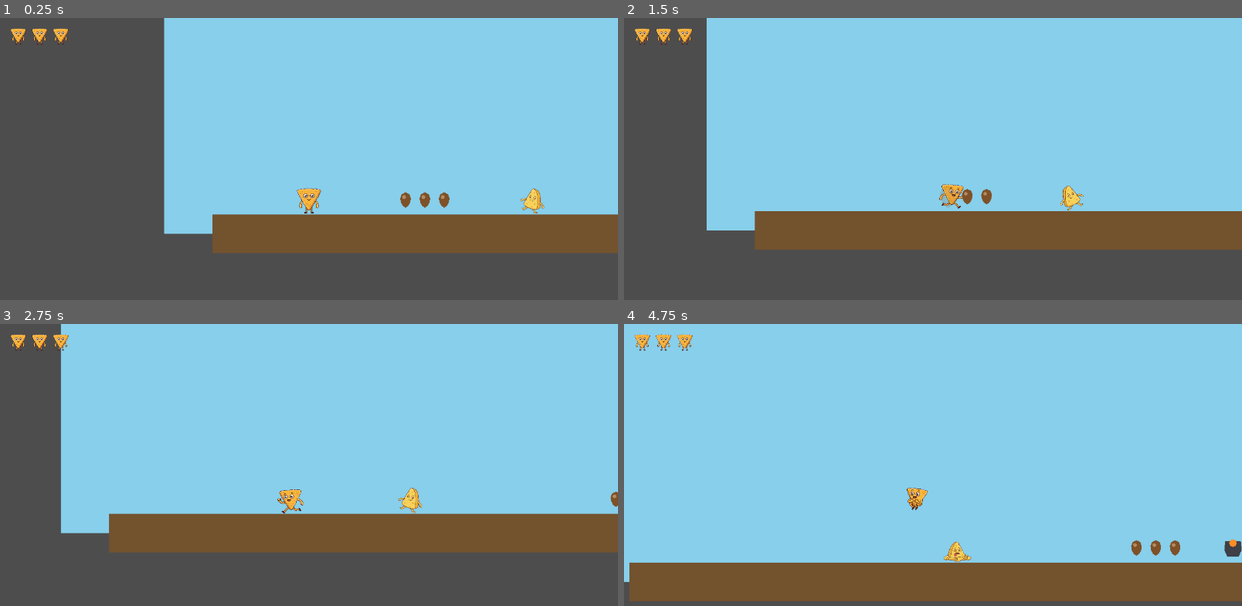
Above: before the commit, frames 1-4 (two rows, left to right).
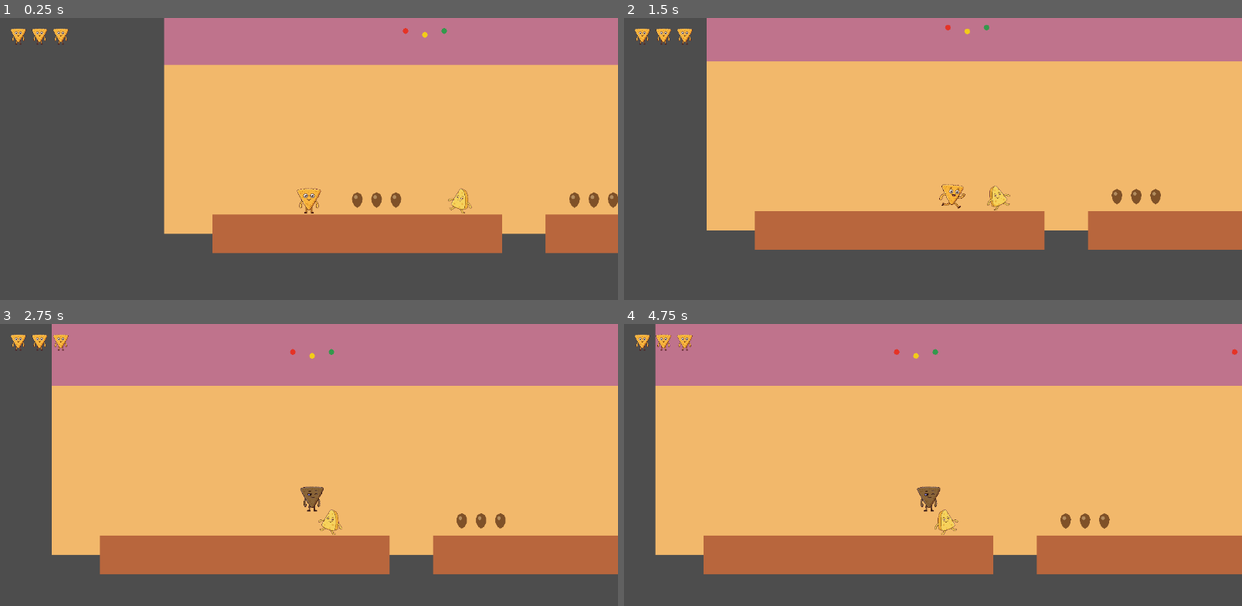
Above: after the commit, the same moments.

Repository: polkfarody/cornchipday
Game: Godot game, scene res://scenes/Level1.tscn
The game is run twice, just before and just after one commit, with the same random seed, the same clock (stepped at 60 frames per second) and the same inputs.
Inputs:
- Up to frame 1 (0.25 s): no input
- Up to frame 2 (1.5 s): tap Enter (ui_accept) at 0.5, 0.77 s; hold Right (ui_right) from 0.53 s (still down)
- Up to frame 3 (2.75 s): tap Enter (ui_accept) at 1.52 s; release Right (ui_right) at 2.03 s; hold Left (ui_left) from 2.03 s (still down)
- Up to frame 4 (4.75 s): release Left (ui_left) at 2.78 s; hold Right (ui_right) 2.78-4.28 s; tap Enter (ui_accept) at 3.02, 3.77, 4.52 s; hold Left (ui_left) from 4.28 s (still down)

The runs differ from the first frame. In frame 1, 60% of the frame differs, in the area x 26-100%, y 0-84%; in frame 2, 70%; in frame 3, 80%; in frame 4, 98%, in the area x 0-100%, y 0-99%.

Commit message:
Rework Level 1: jump gaps, doubled length, restaurant-patio visuals, Hot Sauce arena

Diff:
--- a/scenes/Level1.tscn
+++ b/scenes/Level1.tscn
@@ -13,35 +13,228 @@
 [ext_resource type="PackedScene" path="res://scenes/BeanToken.tscn" id="10_bean"]
 [ext_resource type="PackedScene" path="res://scenes/SalsaBowlEnemy.tscn" id="11_salsabowl"]
 
-[sub_resource type="RectangleShape2D" id="RectangleShape2D_ground"]
-size = Vector2(3000, 80)
-
 [sub_resource type="RectangleShape2D" id="RectangleShape2D_trigger"]
 size = Vector2(20, 400)
+
+[sub_resource type="RectangleShape2D" id="RectangleShape2D_groundA"]
+size = Vector2(600, 80)
+
+[sub_resource type="RectangleShape2D" id="RectangleShape2D_groundB"]
+size = Vector2(690, 80)
+
+[sub_resource type="RectangleShape2D" id="RectangleShape2D_groundC"]
+size = Vector2(710, 80)
+
+[sub_resource type="RectangleShape2D" id="RectangleShape2D_groundD"]
+size = Vector2(730, 80)
+
+[sub_resource type="RectangleShape2D" id="RectangleShape2D_arena"]
+size = Vector2(800, 80)
 
 [node name="Level1" type="Node2D"]
 script = ExtResource("0_level_base")
 next_level_path = "res://scenes/Level2.tscn"
 
-[node name="Background" type="ColorRect" parent="."]
+[node name="SkyTop" type="ColorRect" parent="."]
 offset_left = -200.0
 offset_top = -600.0
-offset_right = 3000.0
+offset_right = 3900.0
+offset_bottom = -250.0
+color = Color(0.22, 0.22, 0.5, 1)
+
+[node name="SkyMid" type="ColorRect" parent="."]
+offset_left = -200.0
+offset_top = -250.0
+offset_right = 3900.0
+offset_bottom = 50.0
+color = Color(0.75, 0.45, 0.55, 1)
+
+[node name="SkyHorizon" type="ColorRect" parent="."]
+offset_left = -200.0
+offset_top = 50.0
+offset_right = 3900.0
 offset_bottom = 400.0
-color = Color(0.53, 0.81, 0.92, 1)
-
-[node name="Ground" type="StaticBody2D" parent="."]
-position = Vector2(1400, 400)
-
-[node name="CollisionShape2D" type="CollisionShape2D" parent="Ground"]
-shape = SubResource("RectangleShape2D_ground")
-
-[node name="GroundVisual" type="ColorRect" parent="Ground"]
-offset_left = -1500.0
-offset_top = -40.0
-offset_right = 1500.0
-offset_bottom = 40.0
-color = Color(0.45, 0.32, 0.18, 1)
+color = Color(0.95, 0.72, 0.42, 1)
+
+[node name="Cactus1" type="Polygon2D" parent="."]
+position = Vector2(450, 300)
+color = Color(0.22, 0.5, 0.32, 1)
+polygon = PackedVector2Array(-6, 60, -6, -60, -18, -60, -18, -45, -6, -45, -6, -70, 6, -70, 6, -45, 18, -45, 18, -60, 6, -60, 6, 60)
+
+[node name="Cactus2" type="Polygon2D" parent="."]
+position = Vector2(1200, 300)
+color = Color(0.22, 0.5, 0.32, 1)
+polygon = PackedVector2Array(-6, 60, -6, -60, -18, -60, -18, -45, -6, -45, -6, -70, 6, -70, 6, -45, 18, -45, 18, -60, 6, -60, 6, 60)
+
+[node name="Cactus3" type="Polygon2D" parent="."]
+position = Vector2(2400, 300)
+color = Color(0.22, 0.5, 0.32, 1)
+polygon = PackedVector2Array(-6, 60, -6, -60, -18, -60, -18, -45, -6, -45, -6, -70, 6, -70, 6, -45, 18, -45, 18, -60, 6, -60, 6, 60)
+
+[node name="Cactus4" type="Polygon2D" parent="."]
+position = Vector2(3150, 300)
+color = Color(0.22, 0.5, 0.32, 1)
+polygon = PackedVector2Array(-6, 60, -6, -60, -18, -60, -18, -45, -6, -45, -6, -70, 6, -70, 6, -45, 18, -45, 18, -60, 6, -60, 6, 60)
+
+[node name="LightCluster1" type="Node2D" parent="."]
+position = Vector2(300, -20)
+
+[node name="Bulb1" type="Polygon2D" parent="LightCluster1"]
+color = Color(0.9, 0.2, 0.15, 1)
+polygon = PackedVector2Array(6, 0, 4.24, 4.24, 0, 6, -4.24, 4.24, -6, 0, -4.24, -4.24, 0, -6, 4.24, -4.24)
+
+[node name="Bulb2" type="Polygon2D" parent="LightCluster1"]
+position = Vector2(40, 8)
+color = Color(0.95, 0.8, 0.1, 1)
+polygon = PackedVector2Array(6, 0, 4.24, 4.24, 0, 6, -4.24, 4.24, -6, 0, -4.24, -4.24, 0, -6, 4.24, -4.24)
+
+[node name="Bulb3" type="Polygon2D" parent="LightCluster1"]
+position = Vector2(80, 0)
+color = Color(0.2, 0.6, 0.3, 1)
+polygon = PackedVector2Array(6, 0, 4.24, 4.24, 0, 6, -4.24, 4.24, -6, 0, -4.24, -4.24, 0, -6, 4.24, -4.24)
+
+[node name="LightCluster2" type="Node2D" parent="."]
+position = Vector2(1000, -20)
+
+[node name="Bulb1" type="Polygon2D" parent="LightCluster2"]
+color = Color(0.9, 0.2, 0.15, 1)
+polygon = PackedVector2Array(6, 0, 4.24, 4.24, 0, 6, -4.24, 4.24, -6, 0, -4.24, -4.24, 0, -6, 4.24, -4.24)
+
+[node name="Bulb2" type="Polygon2D" parent="LightCluster2"]
+position = Vector2(40, 8)
+color = Color(0.95, 0.8, 0.1, 1)
+polygon = PackedVector2Array(6, 0, 4.24, 4.24, 0, 6, -4.24, 4.24, -6, 0, -4.24, -4.24, 0, -6, 4.24, -4.24)
+
+[node name="Bulb3" type="Polygon2D" parent="LightCluster2"]
+position = Vector2(80, 0)
+color = Color(0.2, 0.6, 0.3, 1)
+polygon = PackedVector2Array(6, 0, 4.24, 4.24, 0, 6, -4.24, 4.24, -6, 0, -4.24, -4.24, 0, -6, 4.24, -4.24)
+
+[node name="LightCluster3" type="Node2D" parent="."]
+position = Vector2(1700, -20)
+
+[node name="Bulb1" type="Polygon2D" parent="LightCluster3"]
+color = Color(0.9, 0.2, 0.15, 1)
+polygon = PackedVector2Array(6, 0, 4.24, 4.24, 0, 6, -4.24, 4.24, -6, 0, -4.24, -4.24, 0, -6, 4.24, -4.24)
+
+[node name="Bulb2" type="Polygon2D" parent="LightCluster3"]
+position = Vector2(40, 8)
+color = Color(0.95, 0.8, 0.1, 1)
+polygon = PackedVector2Array(6, 0, 4.24, 4.24, 0, 6, -4.24, 4.24, -6, 0, -4.24, -4.24, 0, -6, 4.24, -4.24)
+
+[node name="Bulb3" type="Polygon2D" parent="LightCluster3"]
+position = Vector2(80, 0)
+color = Color(0.2, 0.6, 0.3, 1)
+polygon = PackedVector2Array(6, 0, 4.24, 4.24, 0, 6, -4.24, 4.24, -6, 0, -4.24, -4.24, 0, -6, 4.24, -4.24)
+
+[node name="LightCluster4" type="Node2D" parent="."]
+position = Vector2(2400, -20)
+
+[node name="Bulb1" type="Polygon2D" parent="LightCluster4"]
+color = Color(0.9, 0.2, 0.15, 1)
+polygon = PackedVector2Array(6, 0, 4.24, 4.24, 0, 6, -4.24, 4.24, -6, 0, -4.24, -4.24, 0, -6, 4.24, -4.24)
+
+[node name="Bulb2" type="Polygon2D" parent="LightCluster4"]
+position = Vector2(40, 8)
+color = Color(0.95, 0.8, 0.1, 1)
+polygon = PackedVector2Array(6, 0, 4.24, 4.24, 0, 6, -4.24, 4.24, -6, 0, -4.24, -4.24, 0, -6, 4.24, -4.24)
+
+[node name="Bulb3" type="Polygon2D" parent="LightCluster4"]
+position = Vector2(80, 0)
+color = Color(0.2, 0.6, 0.3, 1)
+polygon = PackedVector2Array(6, 0, 4.24, 4.24, 0, 6, -4.24, 4.24, -6, 0, -4.24, -4.24, 0, -6, 4.24, -4.24)
+
+[node name="GroundA" type="StaticBody2D" parent="."]
+position = Vector2(200, 400)
+
+[node name="CollisionShape2D" type="CollisionShape2D" parent="GroundA"]
+shape = SubResource("RectangleShape2D_groundA")
+
+[node name="GroundVisual" type="ColorRect" parent="GroundA"]
+offset_left = -300.0
+offset_top = -40.0
+offset_right = 300.0
+offset_bottom = 40.0
+color = Color(0.72, 0.4, 0.24, 1)
+
+[node name="GroundB" type="StaticBody2D" parent="."]
+position = Vector2(935, 400)
+
+[node name="CollisionShape2D" type="CollisionShape2D" parent="GroundB"]
+shape = SubResource("RectangleShape2D_groundB")
+
+[node name="GroundVisual" type="ColorRect" parent="GroundB"]
+offset_left = -345.0
+offset_top = -40.0
+offset_right = 345.0
+offset_bottom = 40.0
+color = Color(0.72, 0.4, 0.24, 1)
+
+[node name="GroundC" type="StaticBody2D" parent="."]
+position = Vector2(1725, 400)
+
+[node name="CollisionShape2D" type="CollisionShape2D" parent="GroundC"]
+shape = SubResource("RectangleShape2D_groundC")
+
+[node name="GroundVisual" type="ColorRect" parent="GroundC"]
+offset_left = -355.0
+offset_top = -40.0
+offset_right = 355.0
+offset_bottom = 40.0
+color = Color(0.72, 0.4, 0.24, 1)
+
+[node name="GroundD" type="StaticBody2D" parent="."]
+position = Vector2(2535, 400)
+
+[node name="CollisionShape2D" type="CollisionShape2D" parent="GroundD"]
+shape = SubResource("RectangleShape2D_groundD")
+
+[node name="GroundVisual" type="ColorRect" parent="GroundD"]
+offset_left = -365.0
+offset_top = -40.0
+offset_right = 365.0
+offset_bottom = 40.0
+color = Color(0.72, 0.4, 0.24, 1)
+
+[node name="GroundArena" type="StaticBody2D" parent="."]
+position = Vector2(3400, 400)
+
+[node name="CollisionShape2D" type="CollisionShape2D" parent="GroundArena"]
+shape = SubResource("RectangleShape2D_arena")
+
+[node name="GroundVisual" type="ColorRect" parent="GroundArena"]
+offset_left = -400.0
+offset_top = -40.0
+offset_right = 400.0
+offset_bottom = 40.0
+color = Color(0.55, 0.14, 0.1, 1)
+
+[node name="ArenaBanner" type="Node2D" parent="."]
+position = Vector2(3000, -80)
+
+[node name="Pennant1" type="Polygon2D" parent="ArenaBanner"]
+color = Color(0.85, 0.2, 0.15, 1)
+polygon = PackedVector2Array(-12, 0, 12, 0, 0, 24)
+
+[node name="Pennant2" type="Polygon2D" parent="ArenaBanner"]
+position = Vector2(40, 6)
+color = Color(0.95, 0.8, 0.1, 1)
+polygon = PackedVector2Array(-12, 0, 12, 0, 0, 24)
+
+[node name="Pennant3" type="Polygon2D" parent="ArenaBanner"]
+position = Vector2(80, 0)
+color = Color(0.85, 0.2, 0.15, 1)
+polygon = PackedVector2Array(-12, 0, 12, 0, 0, 24)
+
+[node name="Pennant4" type="Polygon2D" parent="ArenaBanner"]
+position = Vector2(120, 6)
+color = Color(0.95, 0.8, 0.1, 1)
+polygon = PackedVector2Array(-12, 0, 12, 0, 0, 24)
+
+[node name="Pennant5" type="Polygon2D" parent="ArenaBanner"]
+position = Vector2(160, 0)
+color = Color(0.85, 0.2, 0.15, 1)
+polygon = PackedVector2Array(-12, 0, 12, 0, 0, 24)
 
 [node name="Player" parent="." instance=ExtResource("1_player")]
 position = Vector2(100, 300)
@@ -70,53 +263,96 @@
 stretch_mode = 6
 
 [node name="BeanToken1" parent="." instance=ExtResource("10_bean")]
-position = Vector2(300, 330)
+position = Vector2(200, 330)
 groups = ["bean_token"]
 
 [node name="BeanToken2" parent="." instance=ExtResource("10_bean")]
-position = Vector2(340, 330)
+position = Vector2(240, 330)
 groups = ["bean_token"]
 
 [node name="BeanToken3" parent="." instance=ExtResource("10_bean")]
-position = Vector2(380, 330)
+position = Vector2(280, 330)
 groups = ["bean_token"]
 
 [node name="CheeseEnemy1" parent="." instance=ExtResource("7_cheese")]
-position = Vector2(550, 330)
+position = Vector2(400, 330)
+
+[node name="BeanToken4" parent="." instance=ExtResource("10_bean")]
+position = Vector2(650, 330)
+groups = ["bean_token"]
+
+[node name="BeanToken5" parent="." instance=ExtResource("10_bean")]
+position = Vector2(690, 330)
+groups = ["bean_token"]
+
+[node name="BeanToken6" parent="." instance=ExtResource("10_bean")]
+position = Vector2(730, 330)
+groups = ["bean_token"]
 
 [node name="ObstacleTrigger" type="Area2D" parent="."]
-position = Vector2(750, 300)
+position = Vector2(900, 300)
 script = ExtResource("4_trigger")
 obstacle_scene = ExtResource("2_obstacle")
-spawn_position = Vector2(750, -100)
+spawn_position = Vector2(900, -100)
 
 [node name="CollisionShape2D" type="CollisionShape2D" parent="ObstacleTrigger"]
 shape = SubResource("RectangleShape2D_trigger")
 
-[node name="BeanToken4" parent="." instance=ExtResource("10_bean")]
-position = Vector2(950, 330)
-groups = ["bean_token"]
-
-[node name="BeanToken5" parent="." instance=ExtResource("10_bean")]
-position = Vector2(990, 330)
-groups = ["bean_token"]
-
-[node name="BeanToken6" parent="." instance=ExtResource("10_bean")]
-position = Vector2(1030, 330)
+[node name="BeanToken7" parent="." instance=ExtResource("10_bean")]
+position = Vector2(1150, 330)
+groups = ["bean_token"]
+
+[node name="BeanToken8" parent="." instance=ExtResource("10_bean")]
+position = Vector2(1190, 330)
 groups = ["bean_token"]
 
 [node name="AirFryer" parent="." instance=ExtResource("8_airfryer")]
-position = Vector2(1150, 330)
+position = Vector2(1430, 330)
 
 [node name="CheeseEnemy2" parent="." instance=ExtResource("7_cheese")]
-position = Vector2(1400, 330)
+position = Vector2(1580, 330)
 
 [node name="SalsaBowlEnemy1" parent="." instance=ExtResource("11_salsabowl")]
-position = Vector2(1600, 330)
+position = Vector2(1750, 330)
 projectile_scene = ExtResource("6_boss_projectile")
 
+[node name="BeanToken9" parent="." instance=ExtResource("10_bean")]
+position = Vector2(1950, 330)
+groups = ["bean_token"]
+
+[node name="BeanToken10" parent="." instance=ExtResource("10_bean")]
+position = Vector2(1990, 330)
+groups = ["bean_token"]
+
+[node name="BeanToken11" parent="." instance=ExtResource("10_bean")]
+position = Vector2(2030, 330)
+groups = ["bean_token"]
+
+[node name="BeanToken12" parent="." instance=ExtResource("10_bean")]
+position = Vector2(2230, 330)
+groups = ["bean_token"]
+
+[node name="BeanToken13" parent="." instance=ExtResource("10_bean")]
+position = Vector2(2270, 330)
+groups = ["bean_token"]
+
+[node name="CheeseEnemy3" parent="." instance=ExtResource("7_cheese")]
+position = Vector2(2400, 330)
+
+[node name="SalsaBowlEnemy2" parent="." instance=ExtResource("11_salsabowl")]
+position = Vector2(2600, 330)
+projectile_scene = ExtResource("6_boss_projectile")
+
+[node name="BeanToken14" parent="." instance=ExtResource("10_bean")]
+position = Vector2(2800, 330)
+groups = ["bean_token"]
+
+[node name="BeanToken15" parent="." instance=ExtResource("10_bean")]
+position = Vector2(2840, 330)
+groups = ["bean_token"]
+
 [node name="HotSauceBoss" parent="." instance=ExtResource("5_boss")]
-position = Vector2(1900, 330)
+position = Vector2(3400, 330)
 projectile_scene = ExtResource("6_boss_projectile")
 ingredient_scene = ExtResource("3_ingredient")
-ingredient_spawn_position = Vector2(1900, 330)
+ingredient_spawn_position = Vector2(3400, 330)
Not shown: 1 places in scenes/Level1.tscn that only renumber resources
